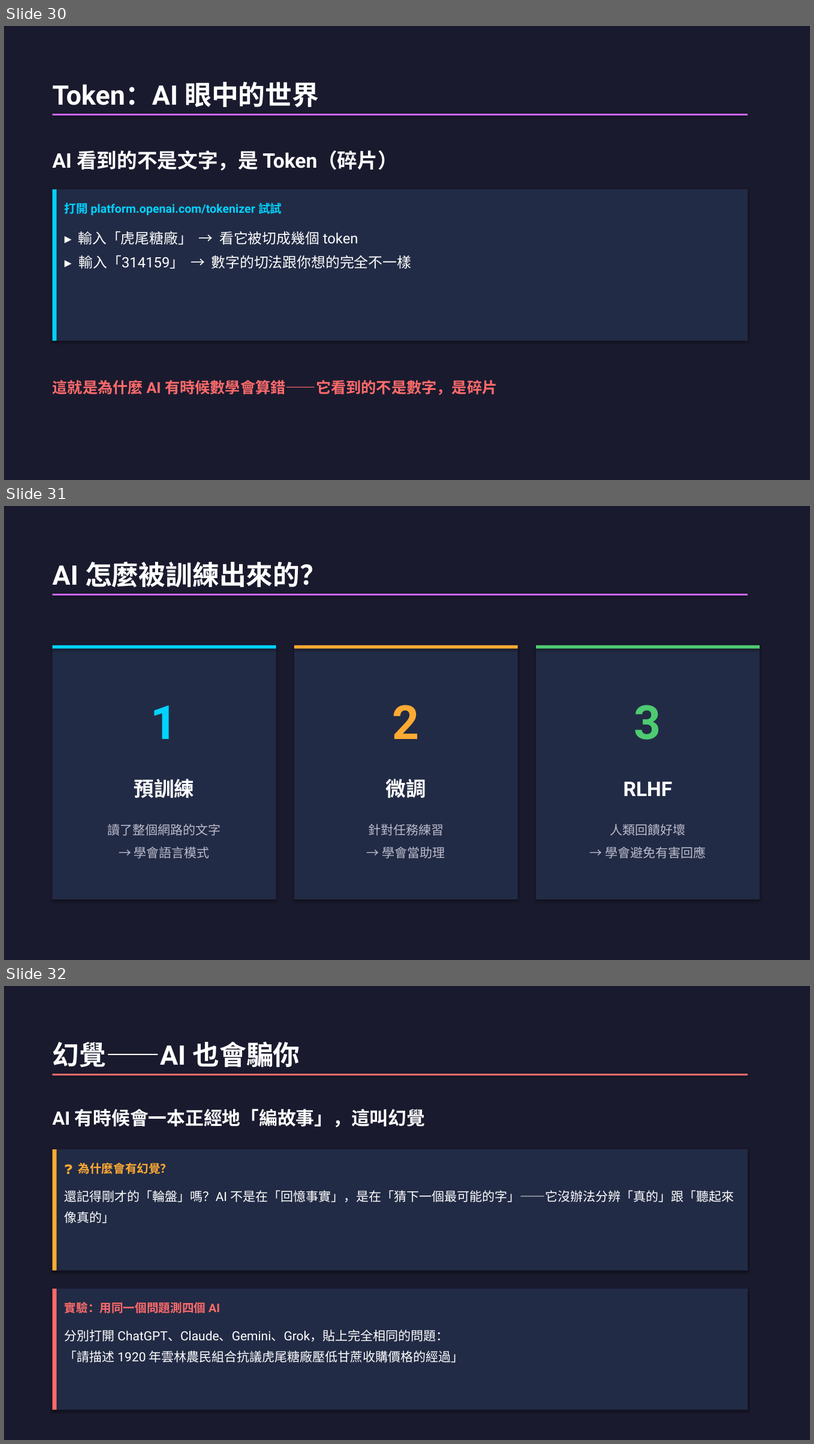
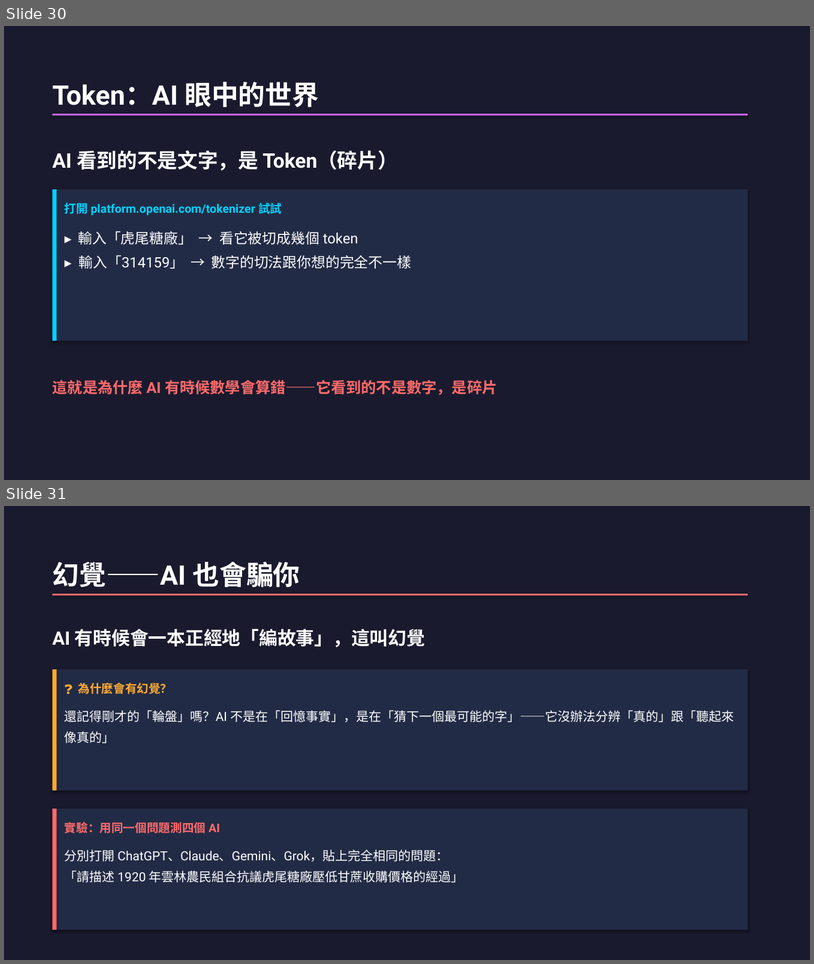
Before and after one commit to letranger/2026-04-30-AI-work, a slide deck: 和AI作朋友-工作坊簡報.pptx. Shown one above the other, each under a label of ours: slides 30, 31 and 32 before the commit, slides 30 and 31 after it. The pictures are 814x1444 and 814x964 pixels, drawn with LibreOffice and Linux fonts; fonts in the diff are those of the drawing. Boxes give left, top, right and bottom in pixels: in the first picture for what was removed or moved away, otherwise in the second. Text is boxed around its words. In the diff, an @@ line names an element or a change of style, - is before the commit and + after.

```diff
--- a/和AI作朋友-工作坊簡報.pptx
+++ b/和AI作朋友-工作坊簡報.pptx
@@ slide 31 removed at <box>4,506,810,960</box>, background #1A1A2E @@
@@ text removed at <box>53,561,327,587</box> @@
-AI 怎麼被訓練出來的？
@@ rectangle removed at <box>53,594,748,595</box> @@
@@ rectangle removed at <box>53,645,276,899</box> @@
@@ rectangle removed at <box>53,645,276,649</box> @@
@@ rectangle removed at <box>294,645,518,899</box> @@
@@ rectangle removed at <box>294,645,518,649</box> @@
@@ rectangle removed at <box>536,645,760,899</box> @@
@@ rectangle removed at <box>536,645,760,649</box> @@
@@ text removed at <box>151,705,178,739</box> @@
-1
@@ text removed at <box>393,705,420,739</box> @@
-2
@@ text removed at <box>635,705,662,739</box> @@
-3
@@ text removed at <box>134,778,195,798</box> @@
-預訓練
@@ text removed at <box>386,778,426,798</box> @@
-微調
@@ text removed at <box>624,781,673,796</box> @@
-RLHF
@@ text removed at <box>108,823,221,858</box> @@
-讀了整個網路的文字
-→ 學會語言模式
@@ text removed at <box>368,823,446,858</box> @@
-針對任務練習
-→ 學會當助理
@@ text removed at <box>605,823,706,858</box> @@
-人類回饋好壞
-→ 學會避免有害回應
@@ what was slide 32 is now slide 31 @@
```
Also in this commit, not shown: 2 other files.
